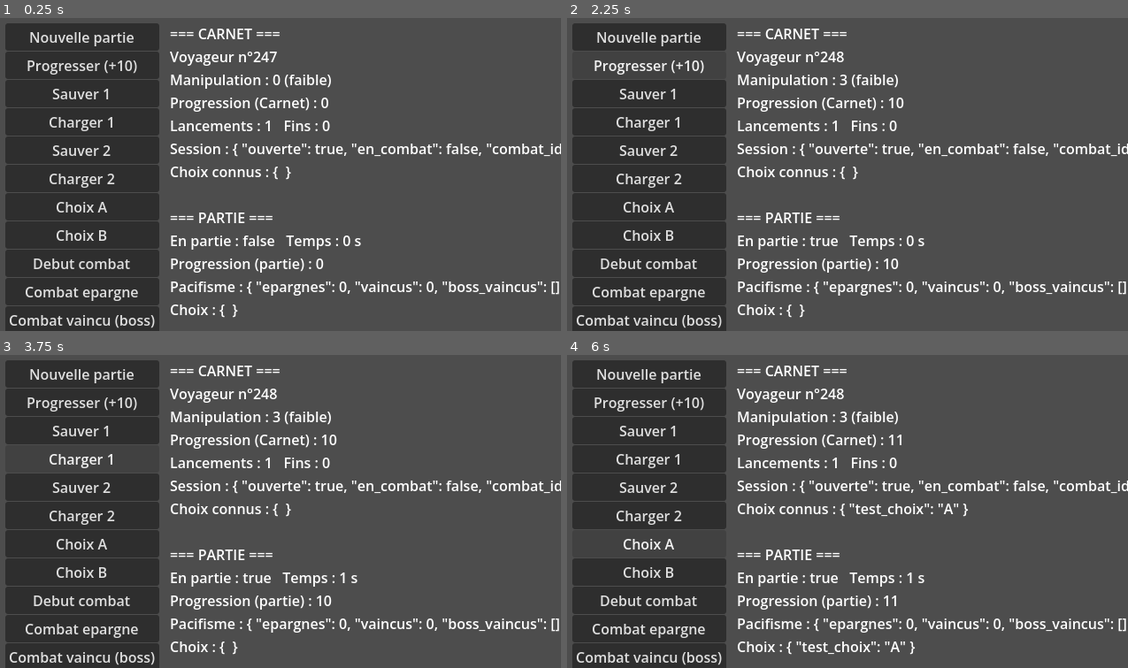
Above: before the commit, frames 1-4 (two rows, left to right).
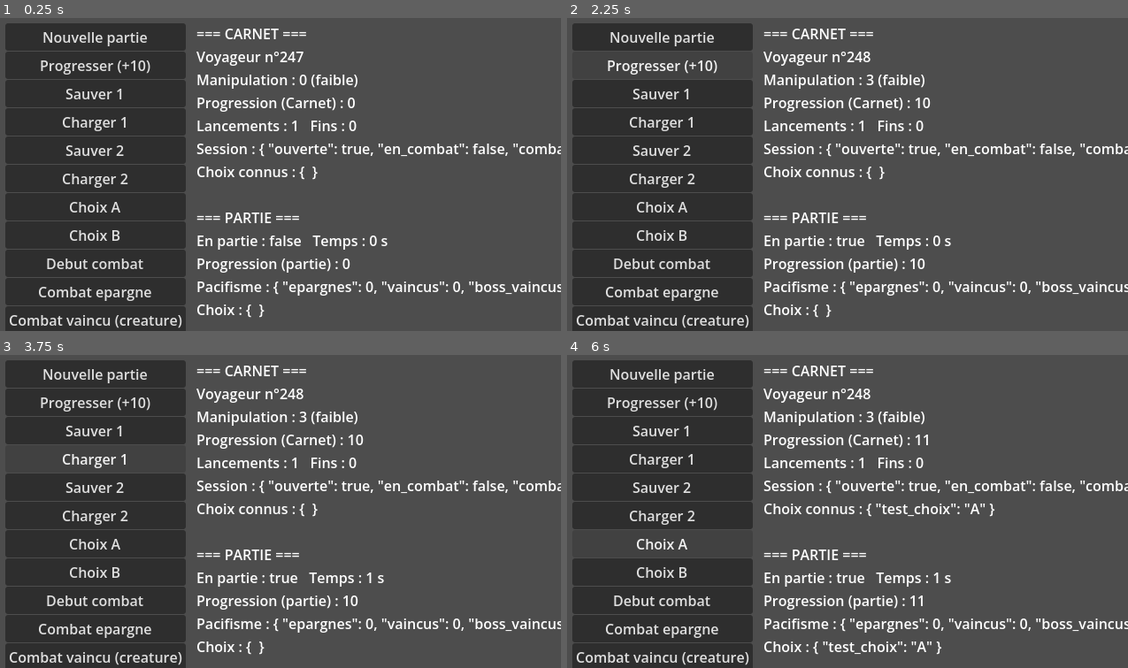
Above: after the commit, the same moments.

Repository: NightKiiro/voyageur-247
Game: Godot game, scene res://scenes/debug/carnet_debug.tscn
Same seed, same stepped clock (60 frames per second), same inputs: the game is played once before the commit and once after it. The project has no main scene, so this scene is started directly.
Inputs:
- Up to frame 1 (0.25 s): no input
- Up to frame 2 (2.25 s): click "Nouvelle partie" at 0.5 s; click "Nouvelle partie" at 1.25 s; click "Progresser (+10)" at 2 s
- Up to frame 3 (3.75 s): click "Sauver 1" at 2.75 s; click "Charger 1" at 3.5 s
- Up to frame 4 (6 s): click "Sauver 2" at 4.25 s; click "Charger 2" at 5 s; click "Choix A" at 5.75 s

The runs differ from the first frame. In frame 1, 15% of the frame differs, in the area x 4-100%, y 1-100%; in frame 2, 15%; in frame 3, 15%; in frame 4, 15%.

Commit message:
chore: add creature defeat button to debug scene

Diff:
--- a/scripts/debug/carnet_debug.gd
+++ b/scripts/debug/carnet_debug.gd
@@ -41,6 +41,7 @@
 	_ajouter_bouton(boutons, "Choix B", GameState.faire_choix.bind("test_choix", "B"))
 	_ajouter_bouton(boutons, "Debut combat", Carnet.debut_combat.bind("test_combat"))
 	_ajouter_bouton(boutons, "Combat epargne", GameState.terminer_combat.bind(true))
+	_ajouter_bouton(boutons, "Combat vaincu (creature)", GameState.terminer_combat.bind(false))
 	_ajouter_bouton(boutons, "Combat vaincu (boss)", GameState.terminer_combat.bind(false, "gardien_puits"))
 	_ajouter_bouton(boutons, "Defaite", Carnet.defaite)
 	_ajouter_bouton(boutons, "Fin vue", Carnet.enregistrer_fin.bind("au_revoir"))
